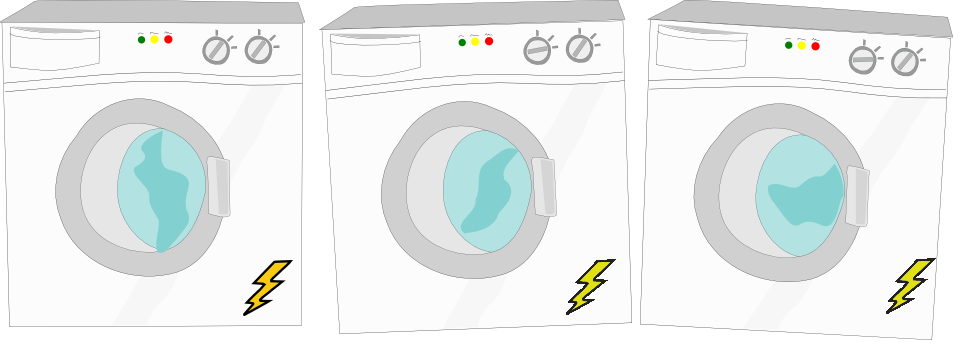
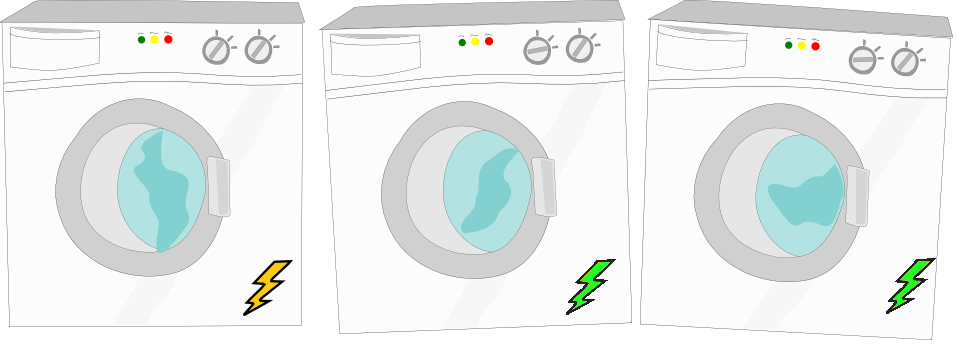
Layer changes from the first 960px x 352px image to the second:
painted on "secadora.png" over [574, 261, 930, 308]
